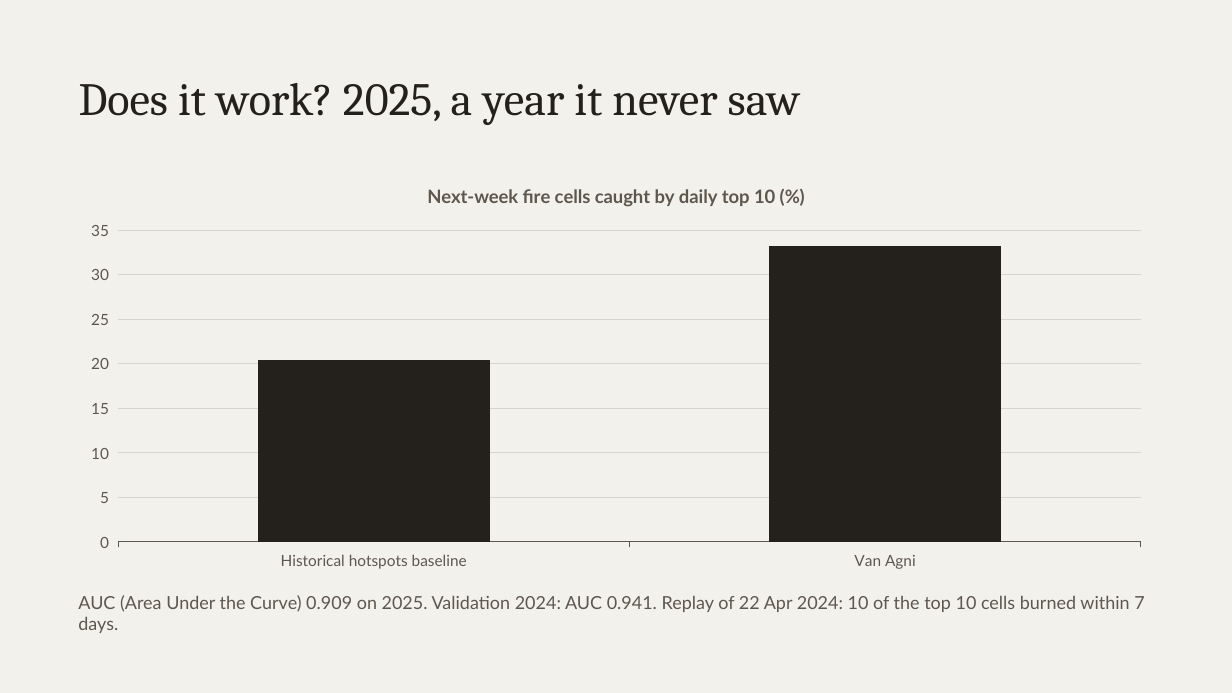
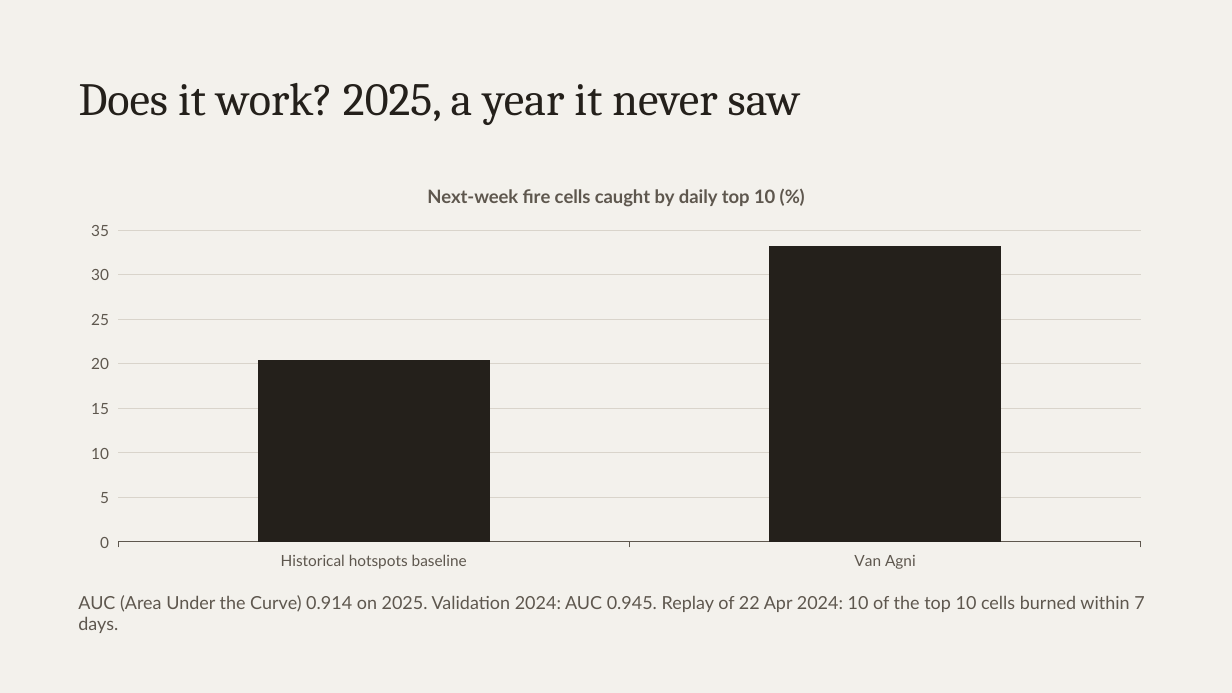
Before and after one commit to akshay-ira-2026/van-agni, a slide deck: slide 5 of submission/PITCH_DECK.pptx. Drawn at 1232x693 pixels with LibreOffice and Linux fonts; fonts in the diff are those of the drawing. Boxes give left, top, right and bottom in pixels: in the first picture for what was removed or moved away, otherwise in the second. Text is boxed around its words. In the diff, an @@ line names an element or a change of style, - is before the commit and + after.

Commit message:
pitch deck: v2 model figures

```diff
--- a/submission/PITCH_DECK.pptx
+++ b/submission/PITCH_DECK.pptx
@@ text at (x1=78, y1=595, x2=1144, y2=633): text changed @@
-AUC (Area Under the Curve) 0.909 on 2025. Validation 2024: AUC 0.941. Replay of 22 Apr 2024: 10 of the top 10 cells burned within 7 days.
+AUC (Area Under the Curve) 0.914 on 2025. Validation 2024: AUC 0.945. Replay of 22 Apr 2024: 10 of the top 10 cells burned within 7 days.
```
Also in this commit, not shown: 1 other file.
